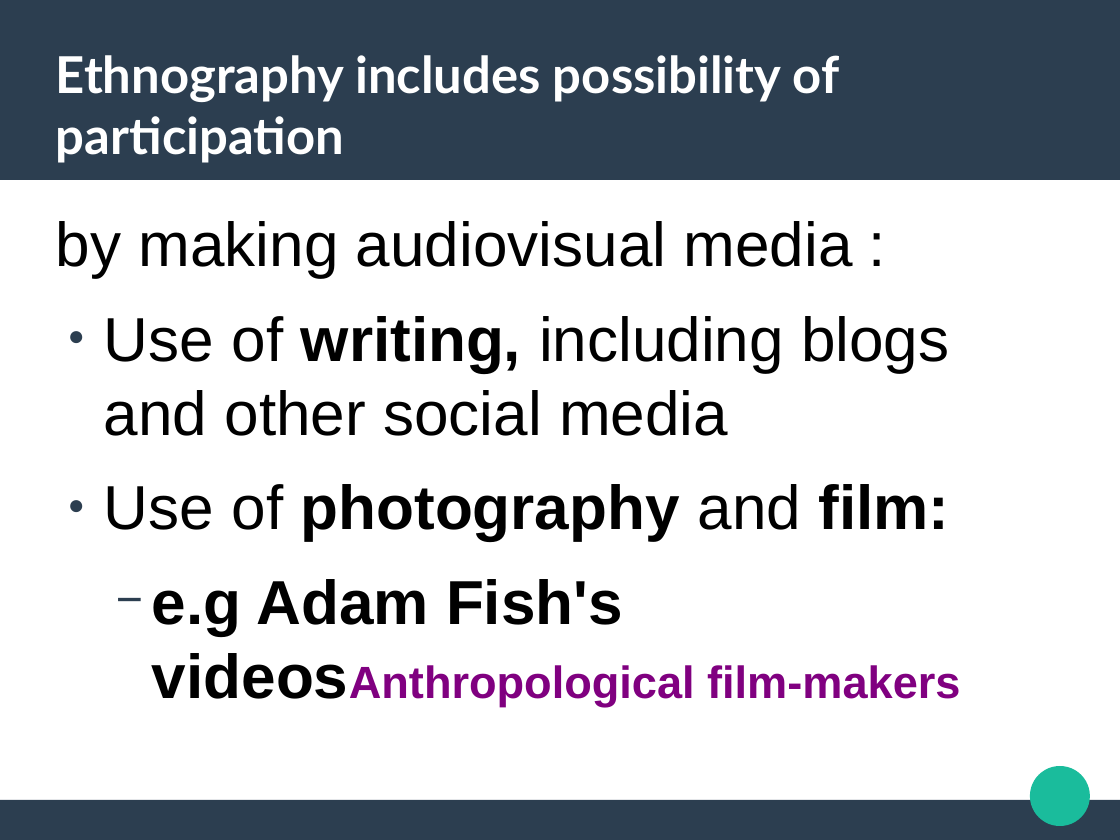
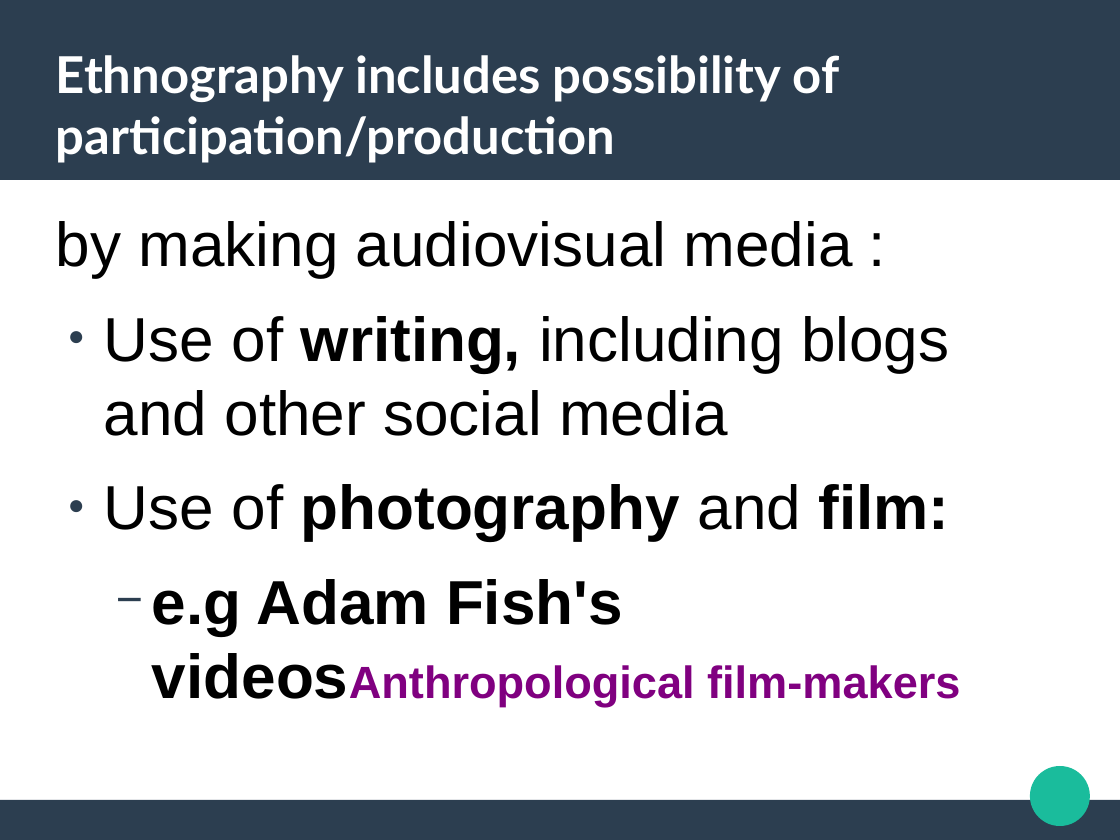
Before and after one commit to rian39/socl923, a slide deck: slide 11 of lectures_old/week7_2016.odp. Drawn at 1120x840 pixels with LibreOffice and Linux fonts; fonts in the diff are those of the drawing. Boxes give left, top, right and bottom in pixels: in the first picture for what was removed or moved away, otherwise in the second. Text is boxed around its words. In the diff, an @@ line names an element or a change of style, - is before the commit and + after.

```diff
--- a/lectures_old/week7_2016.odp
+++ b/lectures_old/week7_2016.odp
@@ title at box(56, 55, 840, 163): text changed @@
-Ethnography includes possibility of participation
+Ethnography includes possibility of participation/production
```
Also in this commit, not shown: 4 other slides changed, 1 slide removed, 4 other files.
